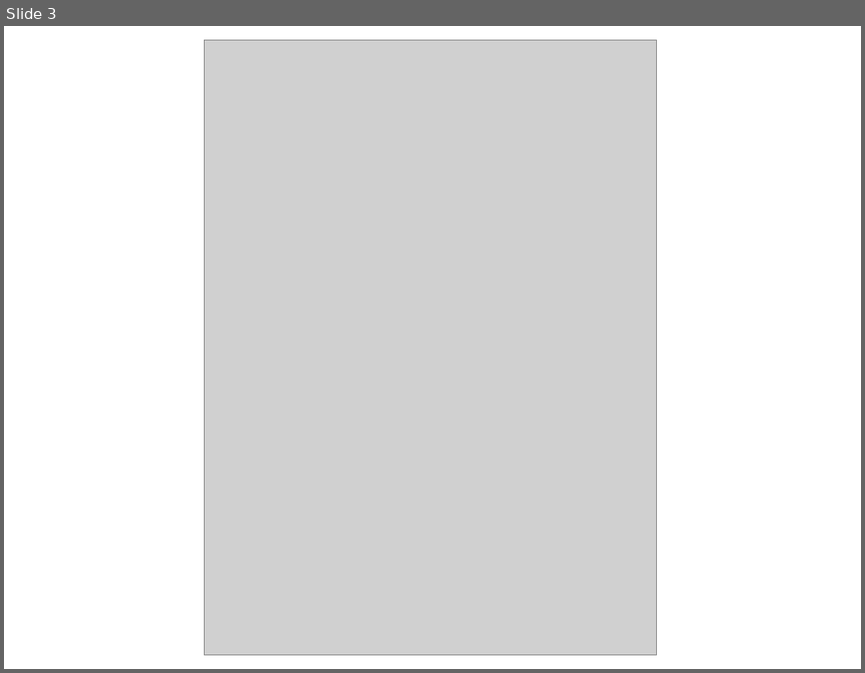
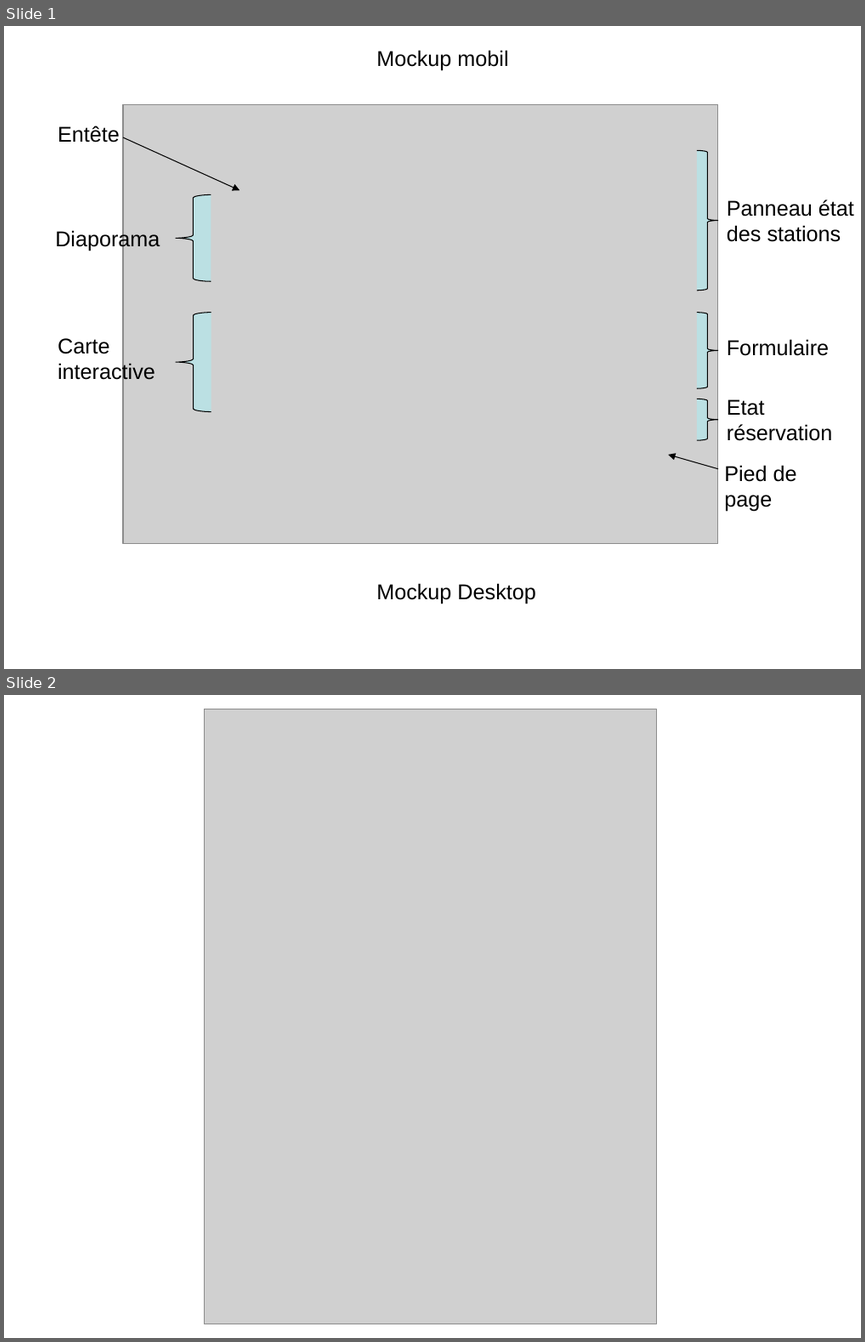
Before and after one commit to LaureenPerrin/project3, a slide deck: maquettes/maquettes_mobile_desktop_project_3.ppt. Shown one above the other, each under a label of ours: slide 3 before the commit, slides 1 and 2 after it. The pictures are 865x673 and 865x1342 pixels, drawn with LibreOffice and Linux fonts; fonts in the diff are those of the drawing; grey boxes stand for pictures. Boxes give left, top, right and bottom in pixels: in the first picture for what was removed or moved away, otherwise in the second. Text is boxed around its words. In the diff, an @@ line names an element or a change of style, - is before the commit and + after.

```diff
--- a/maquettes/maquettes_mobile_desktop_project_3.ppt
+++ b/maquettes/maquettes_mobile_desktop_project_3.ppt
@@ slide 1 added at (4,26,861,669), background #FFFFFF @@
@@ text added at (376,50,508,70), 18 pt, text #000000 @@
+Mockup mobil
@@ text added at (58,125,120,142), 18 pt, text #000000 @@
+Entête
@@ picture added at (123,105,718,544) @@
@@ arrow added from (123, 137) to (239, 191), #000000 0.74 pt @@
@@ freeform shape added at (696,150,718,290), fill #BBE0E3, outline #000000 0.74 pt @@
@@ freeform shape added at (176,195,211,281), fill #BBE0E3, outline #000000 0.74 pt @@
@@ text added at (726,199,854,242), 18 pt, text #000000 @@
+Panneau état des stations
@@ text added at (55,228,160,250), 18 pt, text #000000 @@
+Diaporama
@@ freeform shape added at (176,312,211,412), fill #BBE0E3, outline #000000 0.74 pt @@
@@ freeform shape added at (696,312,718,388), fill #BBE0E3, outline #000000 0.74 pt @@
@@ text added at (58,338,155,384), 18 pt, text #000000 @@
+Carte interactive
@@ text added at (726,339,828,356), 18 pt, text #000000 @@
+Formulaire
@@ freeform shape added at (696,398,718,440), fill #BBE0E3, outline #000000 0.74 pt @@
@@ text added at (726,399,833,441), 18 pt, text #000000 @@
+Etat réservation
@@ arrow added from (718, 469) to (668, 454), #000000 0.74 pt @@
@@ text added at (724,465,797,511), 18 pt, text #000000 @@
+Pied de page
@@ text added at (376,583,535,603), 18 pt, text #000000 @@
+Mockup Desktop
@@ what was slide 3 is now slide 2 @@
```
Also in this commit, not shown: 2 slides removed, 6 other files.
